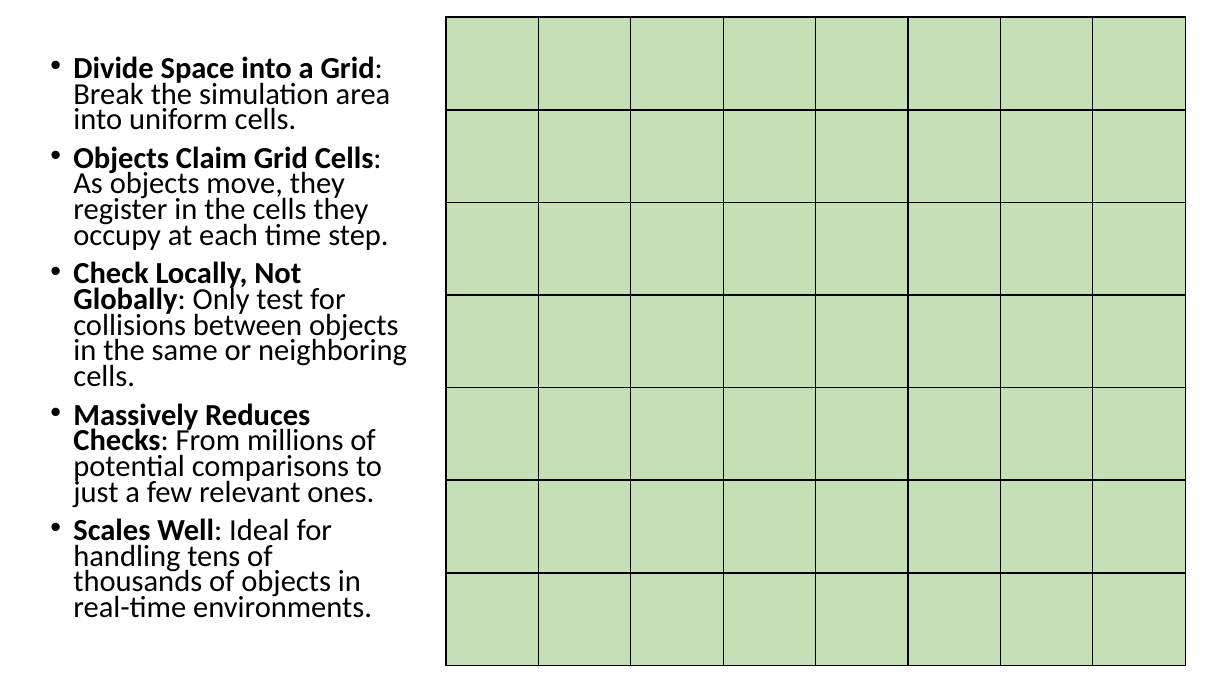
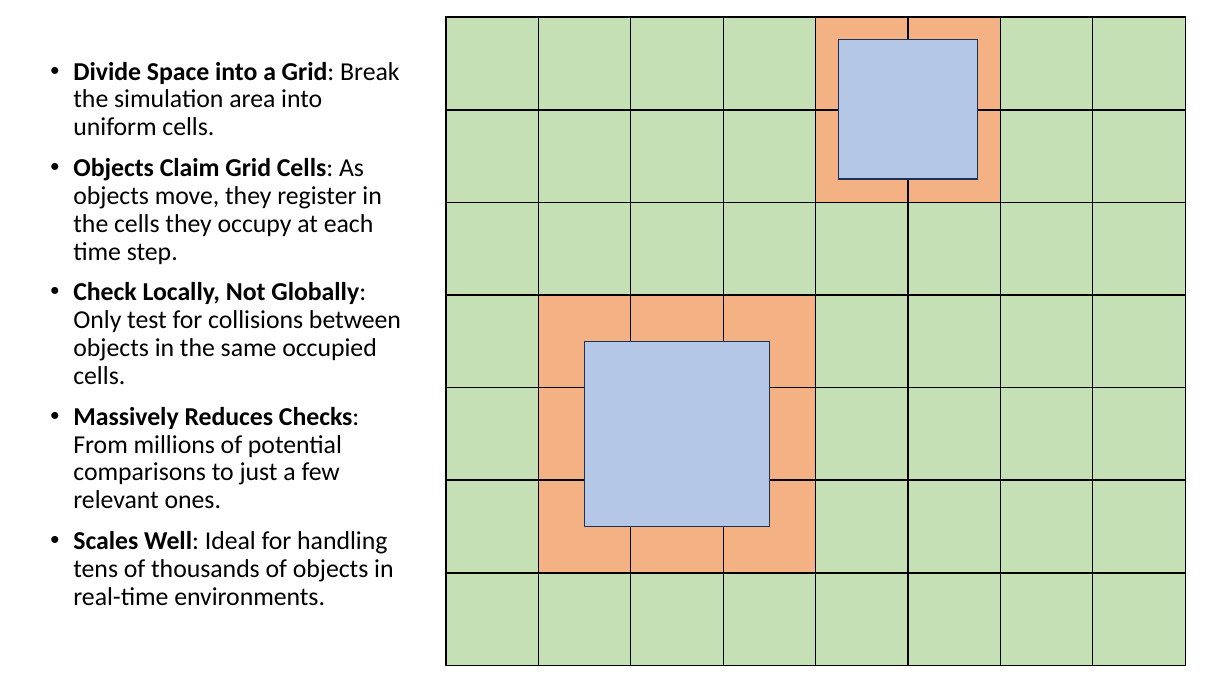
Before and after one commit to connor-makowski/fizgrid, a slide deck: slide 7 of Fizgrid.pptx (slide 4 before the commit). Drawn at 1232x693 pixels with LibreOffice and Linux fonts; fonts in the diff are those of the drawing. Boxes give left, top, right and bottom in pixels: in the first picture for what was removed or moved away, otherwise in the second. Text is boxed around its words. In the diff, an @@ line names an element or a change of style, - is before the commit and + after.

Commit message:
Update PPT

```diff
--- a/Fizgrid.pptx
+++ b/Fizgrid.pptx
@@ rectangle added at (x1=838, y1=40, x2=978, y2=179), fill #B4C7E7, outline #1D3155 1 pt @@
@@ text at (x1=73, y1=62, x2=399, y2=605): size 23.8 to 20.1 pt in "Divide Space into a Grid: Break the ...", "Objects Claim Grid Cells: As objects move, ...", "Massively Reduces Checks: From millions of potential ...", "Scales Well: Ideal for handling tens of ..."; line spacing 0.7 to 0.9 @@
@@ text at (x1=73, y1=282, x2=401, y2=385): text changed; size 23.8 to 20.1 pt @@
-• Check Locally, Not Globally: Only test for collisions between objects in the same or neighboring cells.
+• Check Locally, Not Globally: Only test for collisions between objects in the same occupied cells.
@@ rectangle resized from (x1=631, y1=388, x2=724, y2=481) to (x1=585, y1=342, x2=770, y2=527) @@
@@ rectangle at (x1=585, y1=342, x2=770, y2=527): fill #C5E0B4 to #B4C7E7; outline #000000 1 pt to #1D3155 1 pt @@
@@ fill #C5E0B4 to #F4B183 in 12 elements at (x1=539, y1=296, x2=631, y2=388), (x1=631, y1=296, x2=724, y2=388), (x1=724, y1=296, x2=816, y2=388), (x1=816, y1=17, x2=909, y2=109), (x1=909, y1=17, x2=1001, y2=109), (x1=816, y1=110, x2=909, y2=202), (x1=909, y1=110, x2=1001, y2=202), (x1=539, y1=388, x2=631, y2=481), (x1=539, y1=481, x2=631, y2=573), (x1=724, y1=388, x2=816, y2=481), (x1=631, y1=481, x2=724, y2=573), (x1=724, y1=481, x2=816, y2=573) @@
```
Also in this commit, not shown: 9 other slides changed.
